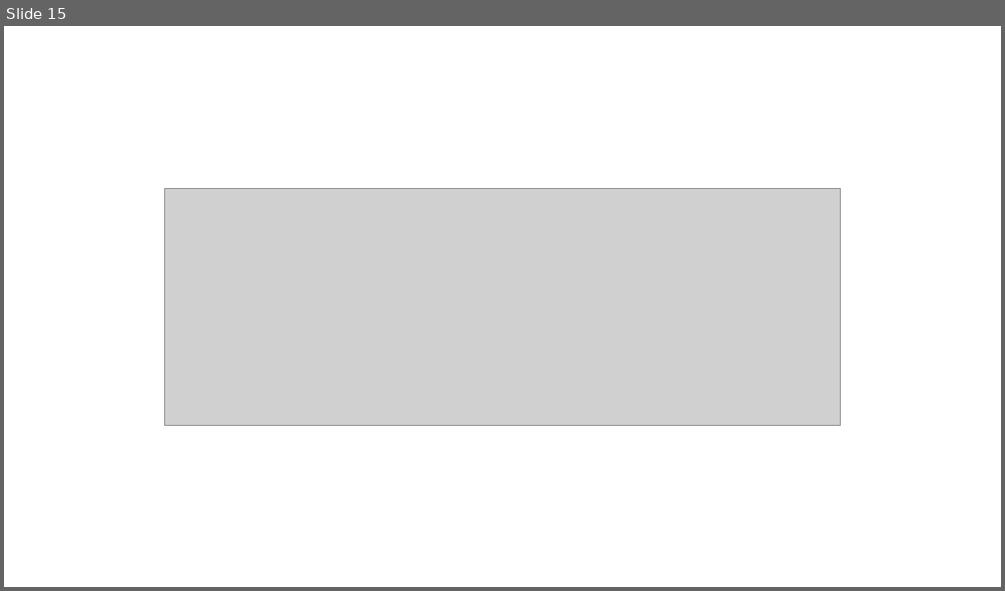
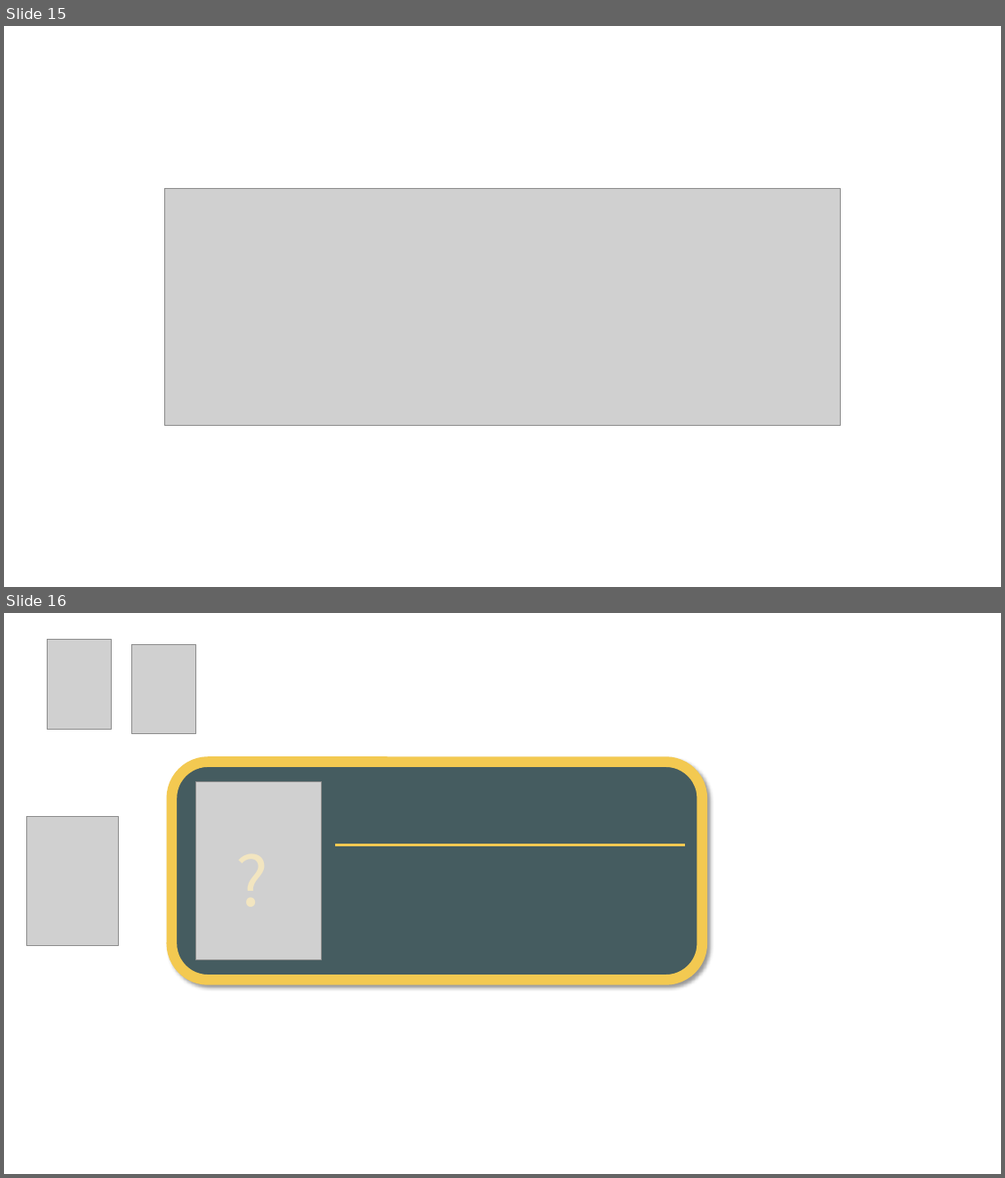
Before and after one commit to OGYWORLD/Secret_Hitler, a slide deck: 내포토샵.pptx. Shown one above the other, each under a label of ours: slide 15 before the commit, slides 15 and 16 after it. The pictures are 1005x591 and 1005x1178 pixels, drawn with LibreOffice and Linux fonts; fonts in the diff are those of the drawing; grey boxes stand for pictures. Boxes give left, top, right and bottom in pixels: in the first picture for what was removed or moved away, otherwise in the second. Text is boxed around its words. In the diff, an @@ line names an element or a change of style, - is before the commit and + after.

```diff
--- a/내포토샵.pptx
+++ b/내포토샵.pptx
@@ slide 16 added at [4,613,1001,1174], background #FFFFFF @@
@@ picture added at [48,640,111,729] @@
@@ picture added at [132,644,195,733] @@
@@ rounded rectangle added at [171,762,702,980], fill #455C60, outline #F3C951 10 pt @@
@@ picture added at [196,781,322,960] @@
@@ picture added at [26,817,119,946] @@
@@ text added at [228,834,288,925], 66 pt, text #F2E5C0 @@
+?
@@ line added from (335, 844) to (685, 844), #F3C951 3 pt @@
```
Also in this commit, not shown: 1 slide changed, 6 other slides added.
